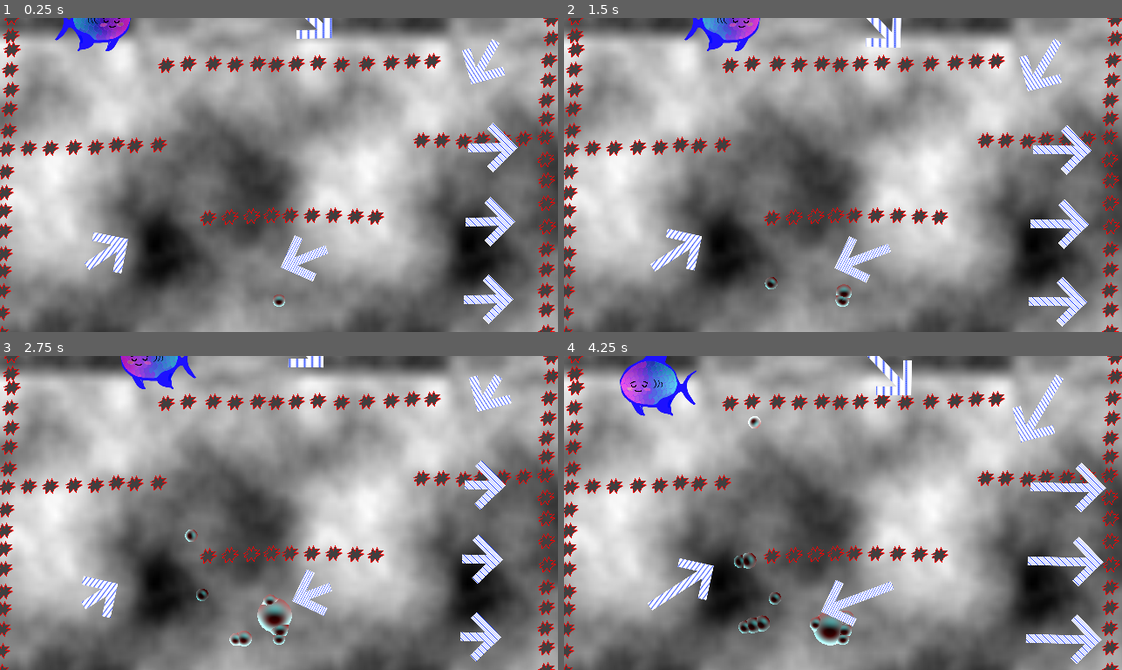
Above: before the commit, frames 1-4 (two rows, left to right).
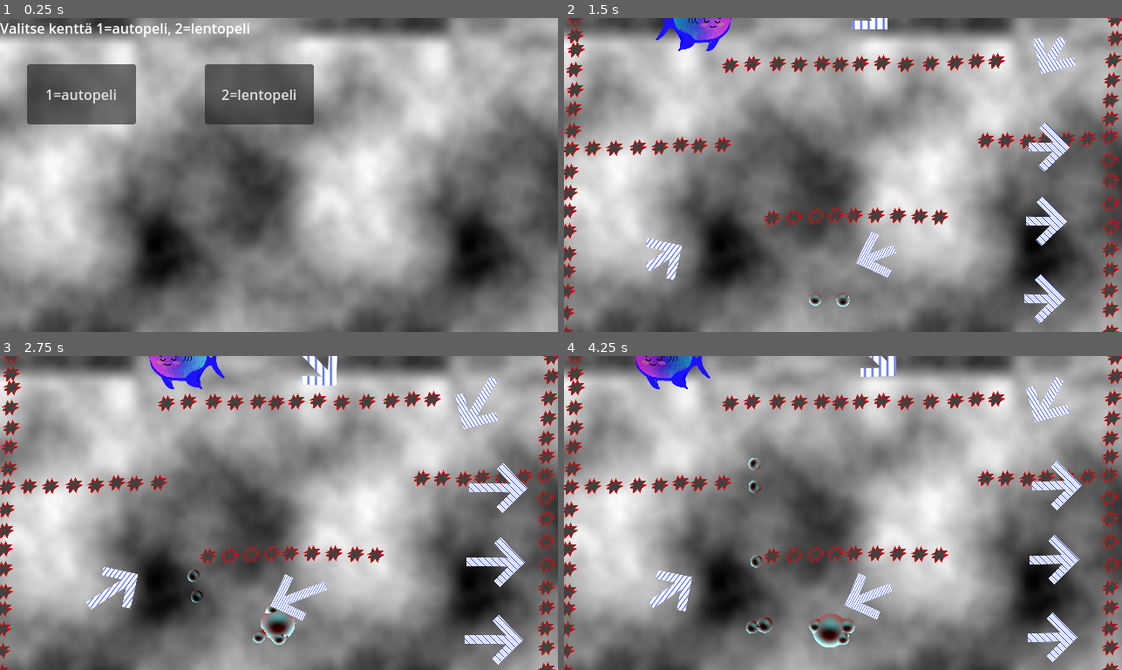
Above: after the commit, the same moments.

Repository: Raattis/ggj25
Game: Godot game, scene res://paavalikko.tscn
Two runs of this game, one before a commit and one after it. Both use one fixed random seed, a clock stepped at 60 frames per second and the inputs below. Before the commit the project starts from res://riku/maailma.tscn. The engine's default icon, where the game draws it, is replaced by a stand-in: a white triangle on a blue panel in a dark square.
Inputs (mouse positions are in pixels of both pictures, inside the frame that each line leads up to):
- Up to frame 1 (0.25 s): no input
- Up to frame 2 (1.5 s): click (647, 93) at 0.5 s, where only the run after the commit has a clickable "1=autopeli"; move the mouse to (965, 159) at 1.27 s; tap Space (laukaise) at 1.35 s; click (965, 159) at 1.42 s
- Up to frame 3 (2.75 s): drag from (167, 528) to (189, 359) at 2.02 s
- Up to frame 4 (4.25 s): move the mouse to (898, 443) at 2.77 s; hold Right mouse button (remove) 2.78-3.5 s; click (898, 443) at 2.92 s; drag from (815, 575) to (675, 582) at 3.52 s

The runs differ from the first frame. In frame 1, 16% of the frame differs, in the area x 0-100%, y 0-100%; in frame 2, 6.8%; in frame 3, 7.5%; in frame 4, 8.6%.
Error before the commit: Invalid access to property or key 'global_position' on a base object of type 'null instance'. (res://riku/kursori.gd:30)

Commit message:
no crash

Diff:
--- a/godot-project/project.godot
+++ b/godot-project/project.godot
@@ -11,14 +11,13 @@
 [application]
 
 config/name="ggj25"
-run/main_scene="uid://cqcs45ssbagov"
+run/main_scene="uid://cdtngtk4i4wot"
 config/features=PackedStringArray("4.4", "GL Compatibility")
 config/icon="res://icon.svg"
 
 [autoload]
 
 scenevis="*res://janne/scenevis.tscn"
-kursori="*res://riku/kursori.tscn"
 
 [display]
 
--- a/godot-project/riku/siirreltava.gd
+++ b/godot-project/riku/siirreltava.gd
@@ -10,6 +10,7 @@
 var obu :Node2D= null
 
 func _ready():
+	#kursori = get_tree().root.find_child("kursori", true)
 	next()
 
 func next():
@@ -21,9 +22,9 @@
 	obu.position = Vector2(0,0)
 
 func _process(_delta):
-	if kursori.bubbles_add_mode:
-		dragging = false
-		return
+	#if kursori.bubbles_add_mode:
+	#	dragging = false
+	#	return
 
 	if dragging and Input.is_mouse_button_pressed(MOUSE_BUTTON_RIGHT):
 		global_position = get_global_mouse_position() + offset
@@ -36,8 +37,8 @@
 	return ((get_global_mouse_position() - global_position) * scale).length() < ($CollisionShape2D.shape as CircleShape2D).radius
 
 func _input(event : InputEvent):
-	if kursori.bubbles_add_mode:
-		return
+	#if kursori.bubbles_add_mode:
+	#	return
 
 	if event is InputEventMouse and dragging:
 		if event.is_pressed() and (event.button_index == MOUSE_BUTTON_WHEEL_UP or event.button_index == MOUSE_BUTTON_WHEEL_DOWN):
Not shown: 1 places in godot-project/paavalikko.tscn that only renumber resources
